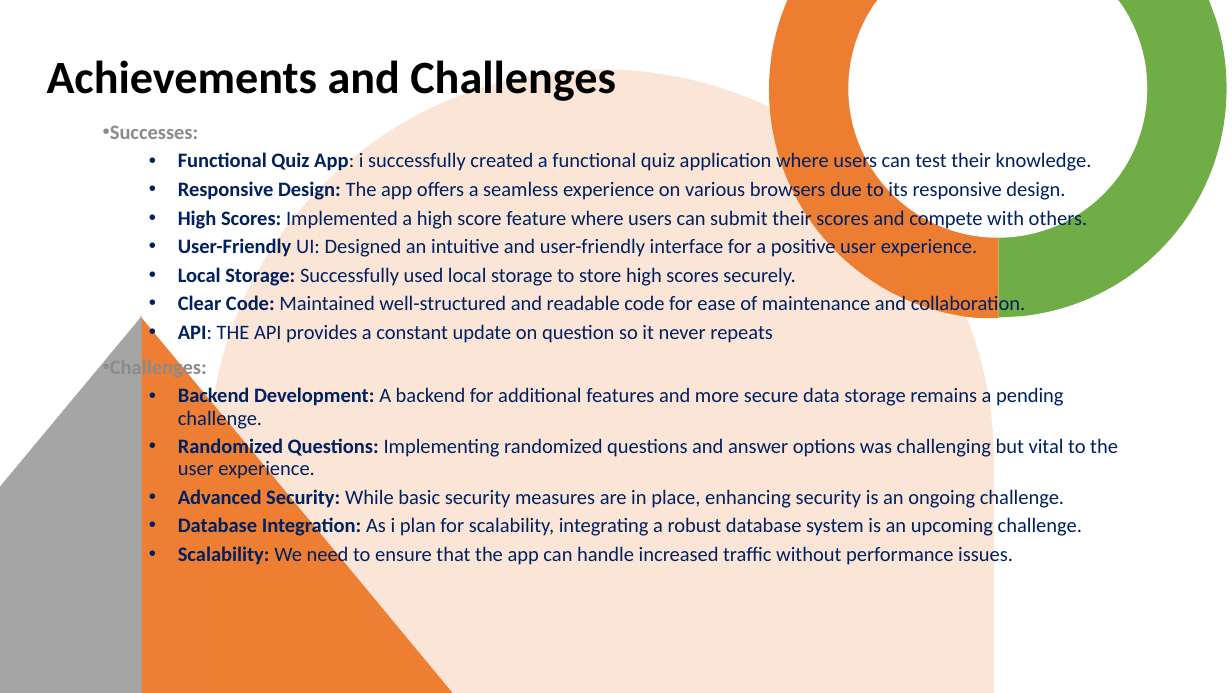
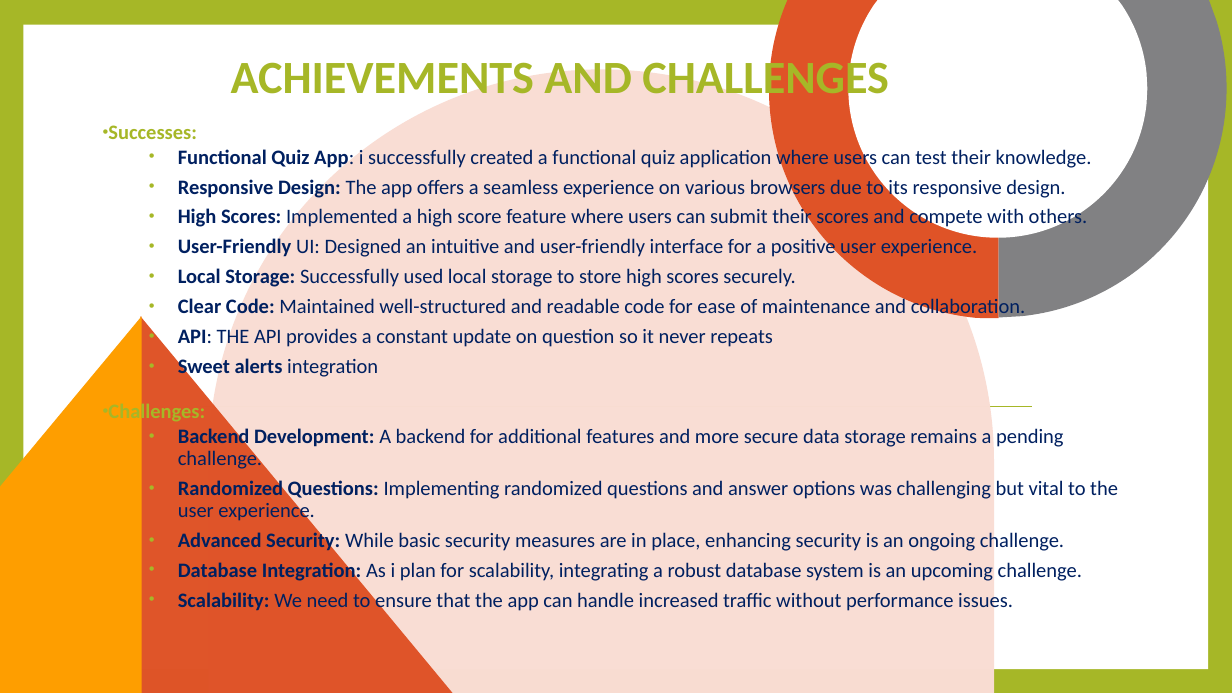
Before and after one commit to ulemumwenye/trivia101, a slide deck: slide 5 of trivia 101 final presentation.pptx. Drawn at 1232x693 pixels with LibreOffice and Linux fonts; fonts in the diff are those of the drawing. Boxes give left, top, right and bottom in pixels: in the first picture for what was removed or moved away, otherwise in the second. Text is boxed around its words. In the diff, an @@ line names an element or a change of style, - is before the commit and + after.

```diff
--- a/trivia 101 final presentation.pptx
+++ b/trivia 101 final presentation.pptx
@@ background #FFFFFF to #A6B727 @@
@@ rectangle added at (23, 25, 1208, 669), fill #FFFFFF @@
@@ freeform shape at (769, 0, 999, 318): fill #ED7D31 to #DF5327 @@
@@ freeform shape at (999, 0, 1227, 318): fill #70AD47 to #818183 @@
@@ title at (231, 55, 889, 105): text changed; text colour #000000 to #A6B727 @@
-Achievements and Challenges
+ACHIEVEMENTS AND CHALLENGES
@@ freeform shape at (209, 69, 994, 693): fill #FBE5D6 to #F9DDD4 @@
@@ text at (108, 125, 1118, 612): text colour #8C8C8C to #A6B727 in "Successes:", "Challenges:"; more space between paragraphs @@
@@ freeform shape at (0, 316, 141, 693): fill #A5A5A5 to #FE9E00 @@
@@ freeform shape at (140, 316, 455, 693): fill #ED7D31 to #DF5327 @@
@@ text at (178, 356, 378, 379): paragraph added @@
+  • Sweet alerts integration
@@ line added from (201, 407) to (1032, 407), #A6B727 0.79 pt @@
```
Also in this commit, not shown: 7 other slides changed.
